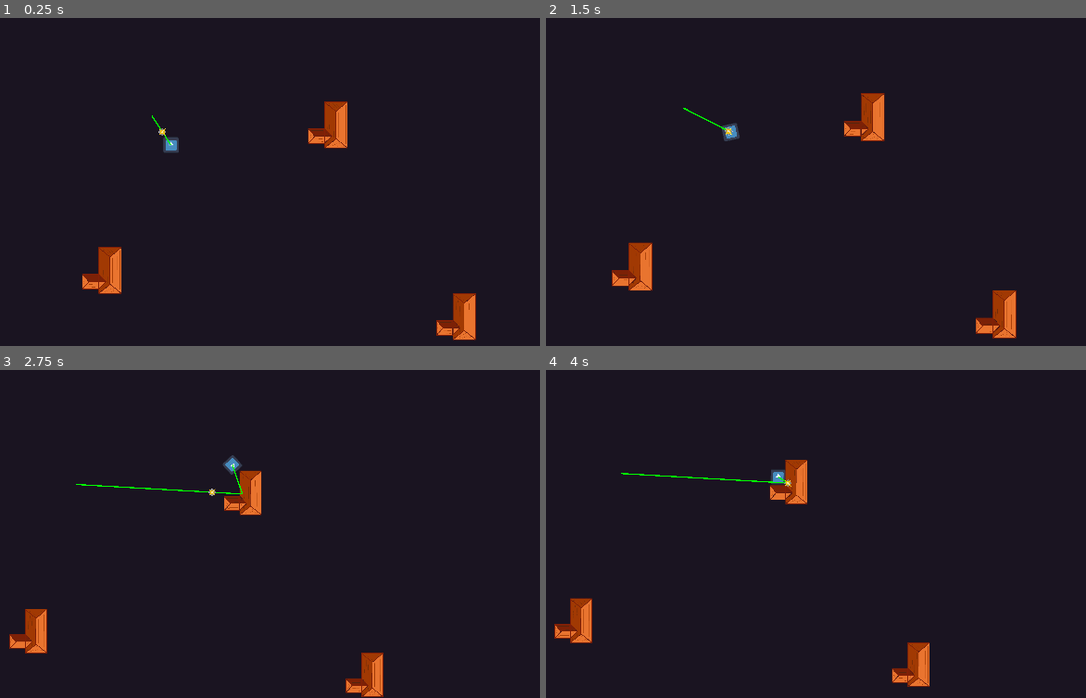
Above: before the commit, frames 1-4 (two rows, left to right).
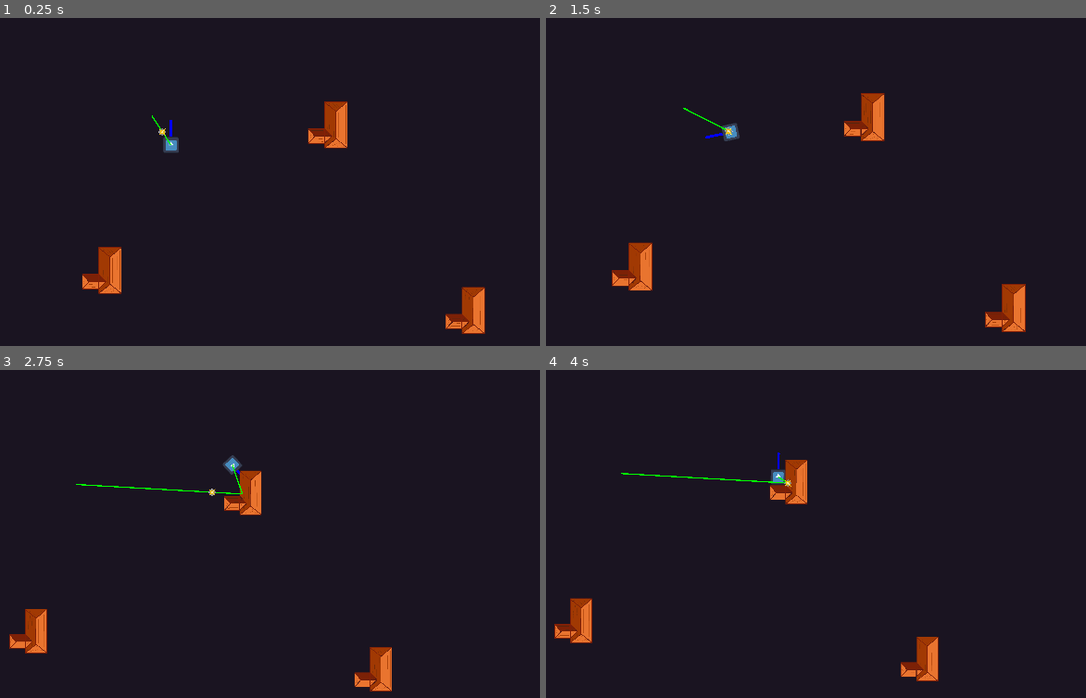
Above: after the commit, the same moments.

Repository: SpyrexDE/BzzBzz
Game: Godot game, scene res://levels/testlvl1.tscn
The game is run twice, just before and just after one commit, with the same random seed, the same clock (stepped at 60 frames per second) and the same inputs. The engine's default icon, where the game draws it, is replaced by a stand-in: a white triangle on a blue panel in a dark square.
Inputs:
- Up to frame 1 (0.25 s): no input
- Up to frame 2 (1.5 s): hold D (steer_right) 0.53-1.28 s; hold S (go_backward) from 1.28 s (still down)
- Up to frame 3 (2.75 s): release S (go_backward) at 2.03 s; hold D (steer_right) from 2.03 s (still down)
- Up to frame 4 (4 s): release D (steer_right) at 2.78 s; hold W (go_forward) 2.78-3.53 s; hold A (steer_left) from 3.53 s (still down)

The runs differ from the first frame. In frame 1, 1.0% of the frame differs, in the area x 31-90%, y 31-99%; in frame 2, 1.0%, in the area x 29-89%, y 35-98%; in frame 3, 0.9%; in frame 4, 0.9%.

Commit message:
update contorller input and look dir

Diff:
--- a/levels/testlvl1.tscn
+++ b/levels/testlvl1.tscn
@@ -30,4 +30,4 @@
 position = Vector2(-400, 1233)
 
 [node name="Haus3" parent="." instance=ExtResource("2_qns4n")]
-position = Vector2(2406, 1599)
+position = Vector2(2478, 1551)
--- a/project.godot
+++ b/project.godot
@@ -43,7 +43,7 @@
 "deadzone": 0.5,
 "events": [Object(InputEventKey,"resource_local_to_scene":false,"resource_name":"","device":-1,"window_id":0,"alt_pressed":false,"shift_pressed":false,"ctrl_pressed":false,"meta_pressed":false,"pressed":false,"keycode":0,"physical_keycode":87,"key_label":0,"unicode":119,"echo":false,"script":null)
 , Object(InputEventKey,"resource_local_to_scene":false,"resource_name":"","device":-1,"window_id":0,"alt_pressed":false,"shift_pressed":false,"ctrl_pressed":false,"meta_pressed":false,"pressed":false,"keycode":0,"physical_keycode":89,"key_label":0,"unicode":122,"echo":false,"script":null)
-, Object(InputEventJoypadMotion,"resource_local_to_scene":false,"resource_name":"","device":-1,"axis":1,"axis_value":-1.0,"script":null)
+, Object(InputEventJoypadButton,"resource_local_to_scene":false,"resource_name":"","device":-1,"button_index":0,"pressure":0.0,"pressed":true,"script":null)
 ]
 }
 interact={
@@ -56,7 +56,6 @@
 "deadzone": 0.5,
 "events": [Object(InputEventKey,"resource_local_to_scene":false,"resource_name":"","device":-1,"window_id":0,"alt_pressed":false,"shift_pressed":false,"ctrl_pressed":false,"meta_pressed":false,"pressed":false,"keycode":0,"physical_keycode":83,"key_label":0,"unicode":115,"echo":false,"script":null)
 , Object(InputEventKey,"resource_local_to_scene":false,"resource_name":"","device":-1,"window_id":0,"alt_pressed":false,"shift_pressed":false,"ctrl_pressed":false,"meta_pressed":false,"pressed":false,"keycode":0,"physical_keycode":72,"key_label":0,"unicode":104,"echo":false,"script":null)
-, Object(InputEventJoypadMotion,"resource_local_to_scene":false,"resource_name":"","device":-1,"axis":1,"axis_value":1.0,"script":null)
 ]
 }
 
--- a/robot/robot.gd
+++ b/robot/robot.gd
@@ -30,6 +30,8 @@
 		%Connector.add_checkpoint(haus.position)
 		haus.is_connected_to_cable = true
 
+	queue_redraw()
+
 func do_physics() -> void:
 	for i in get_slide_collision_count():
 		var c = get_slide_collision(i)
@@ -38,3 +40,6 @@
 
 func set_house(new_haus: Haus) -> void:
 	haus = new_haus
+
+func _draw():
+	draw_line(Vector2(0, 0), Vector2(0, -200), Color.BLUE, 20)
